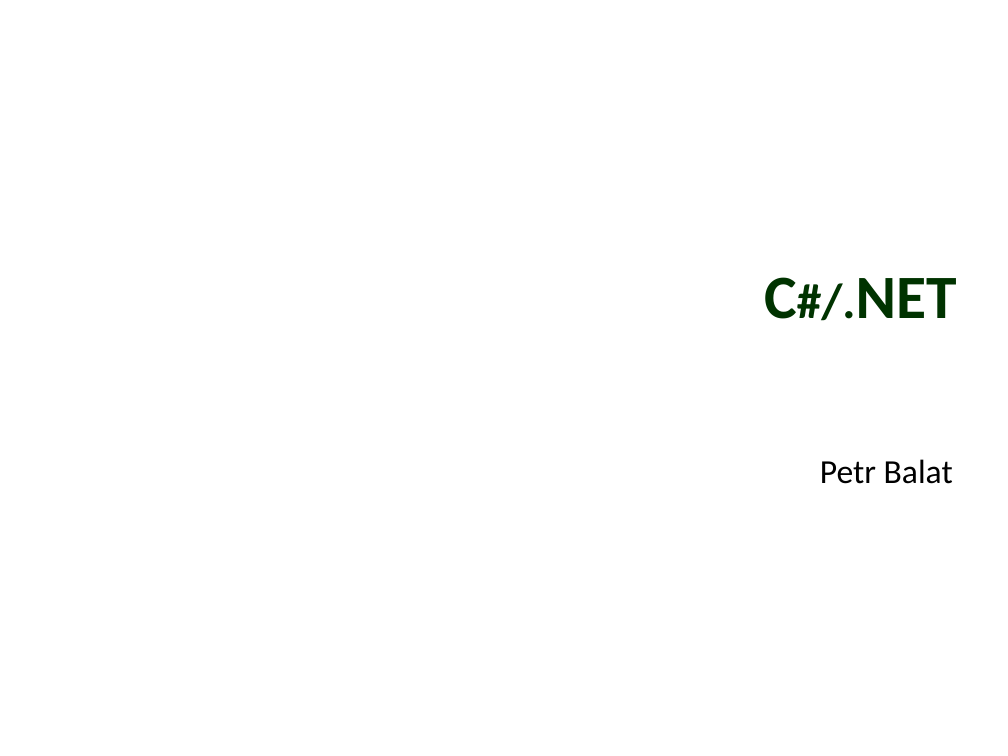
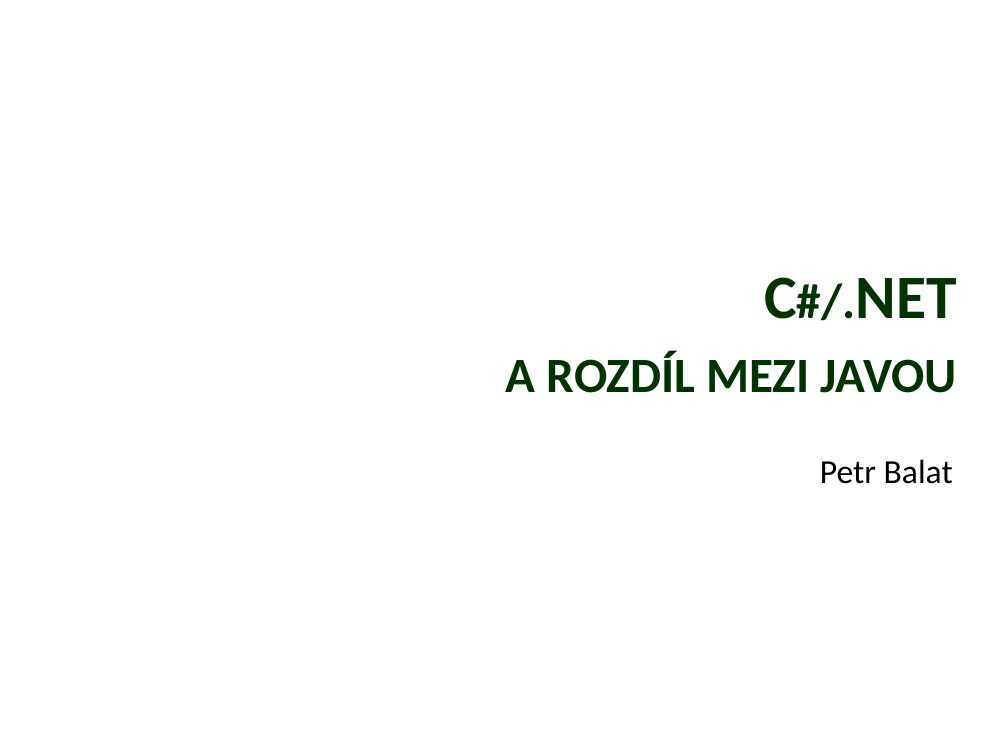
Before and after one commit to petrbalat/Skoleni-Csharp-NET, a slide deck: slide 1 of prezentace.pptx. Drawn at 1008x756 pixels with LibreOffice and Linux fonts; fonts in the diff are those of the drawing; background and template pictures are left out. Boxes give left, top, right and bottom in pixels: in the first picture for what was removed or moved away, otherwise in the second. Text is boxed around its words. In the diff, an @@ line names an element or a change of style, - is before the commit and + after.

```diff
--- a/prezentace.pptx
+++ b/prezentace.pptx
@@ title at (506,277,957,393): text changed @@
-C#/.NET
+C#/.NET
+a rozdíl mezi javou
```
Also in this commit, not shown: 9 slides added, 4 slides removed, 5 other files.
